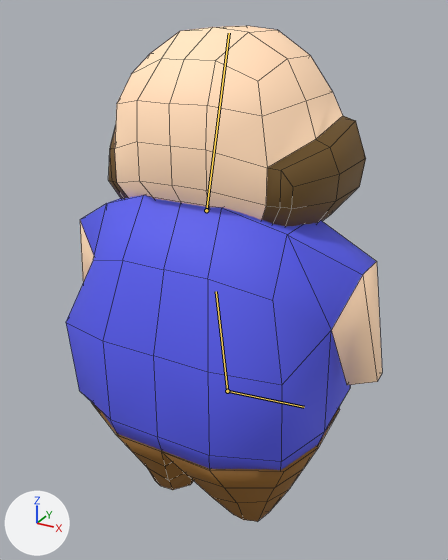
A saved change to the FBX model res/dude-anim.fbx.
Camera for both pictures: a 50 mm camera at (1.2, -2.23, 2.19) aimed at (-0.02, 0.0, 1.08). Arrows for +X, +Y and +Z are at lower left; the lights stay in place. The bones that change are drawn over the model as lines. Mesh edges are drawn as thin lines.

In view in the first picture: 'DudeBody', 'DudeHead', 'DudeLegs'.
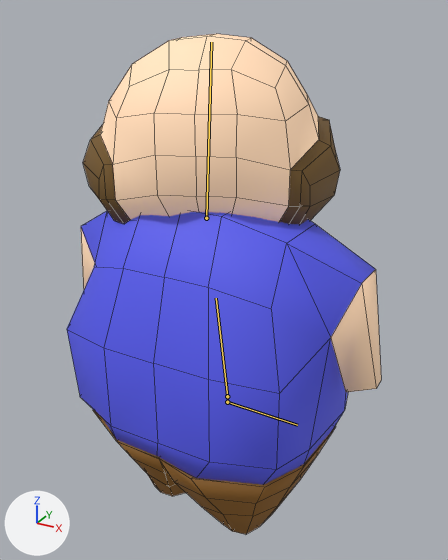
The newer file adds an action. The first version stands in its rest pose; the second is drawn at frame 60 of the action 'Armature|Dude.stand'.

Where the change shows, as pixel boxes (x1, y1, x2, y2) in the pictures (448 x 560 px):
'DudeBody', posed
    before: (66, 195, 382, 470)
    after: (67, 211, 381, 485)
'DudeHead', posed
    before: (108, 26, 366, 227)
    after: (83, 34, 340, 224)
'DudeLegs', posed
    before: (92, 403, 340, 522)
    after: (92, 409, 336, 534)
bone 'spine', root to tip
    before: (227, 391) to (216, 291)
    after: (227, 396) to (216, 298)
bone 'head', root to tip
    before: (206, 210) to (229, 33)
    after: (206, 218) to (211, 42)
bone 'hip.r', root to tip
    before: (227, 391) to (304, 407)
    after: (227, 402) to (297, 425)

The change, as a list of edits to the scene's bpy script:
```text
Change bone_spine:
    where bone_spine = bpy.data.objects['Armature'].pose.bones['spine']
    bone_spine.location: (0.0, 0.0, 0.0) -> (0.0, -0.05, -0.01)
Change bone_head:
    where bone_head = bpy.data.objects['Armature'].pose.bones['head']  # child of 'spine'
    bone_head.rotation_quaternion: (1.0, 0.0, 0.0, 0.0) -> (0.982, 0.0, 0.183, -0.052)  # degrees (0, 0, 0) -> degrees (-1, 21, -6)
Change bone_hip_r:
    where bone_hip_r = bpy.data.objects['Armature'].pose.bones['hip.r']  # child of 'spine'
    bone_hip_r.location: (0.0, 0.0, 0.0) -> (0.0, -0.01, -0.05)
    bone_hip_r.rotation_quaternion: (1.0, 0.0, 0.0, 0.0) -> (0.997, 0.0, -0.008, -0.074)  # degrees (0, 0, 0) -> degrees (0, -1, -8)
```
